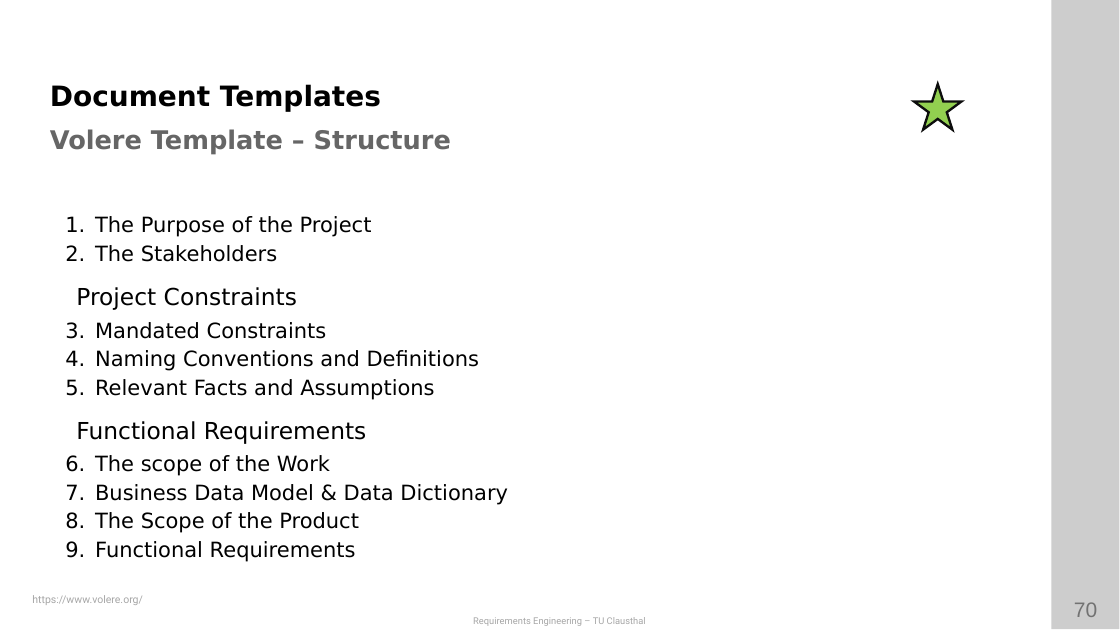
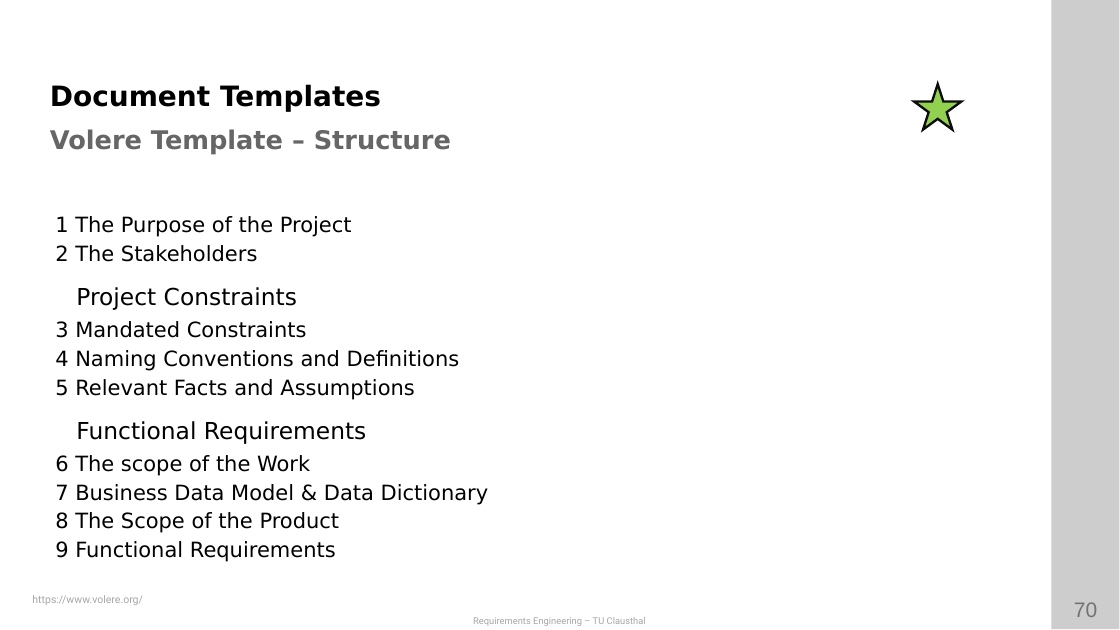
Before and after one commit to ETCE-LAB/teaching-material, a slide deck: slide 70 of Requirements-Engineering/RE-L06-Documentation--Introduction.pptx. Drawn at 1120x630 pixels with LibreOffice and Linux fonts; fonts in the diff are those of the drawing; background and template pictures are left out. Boxes give left, top, right and bottom in pixels: in the first picture for what was removed or moved away, otherwise in the second. Text is boxed around its words. In the diff, an @@ line names an element or a change of style, - is before the commit and + after.

```diff
--- a/Requirements-Engineering/RE-L06-Documentation--Introduction.pptx
+++ b/Requirements-Engineering/RE-L06-Documentation--Introduction.pptx
@@ text at (x1=75, y1=216, x2=489, y2=562): bullet 1. to 1 @@
```
Also in this commit, not shown: 58 other slides changed, 1 other file.
